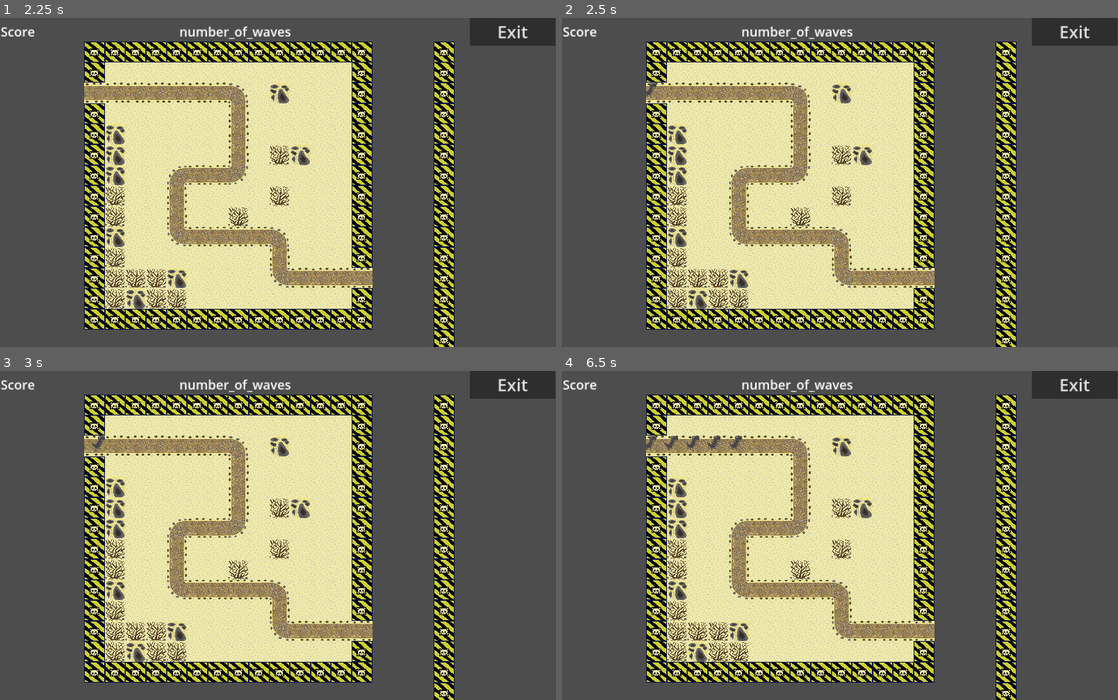
Above: before the commit, frames 1-4 (two rows, left to right).
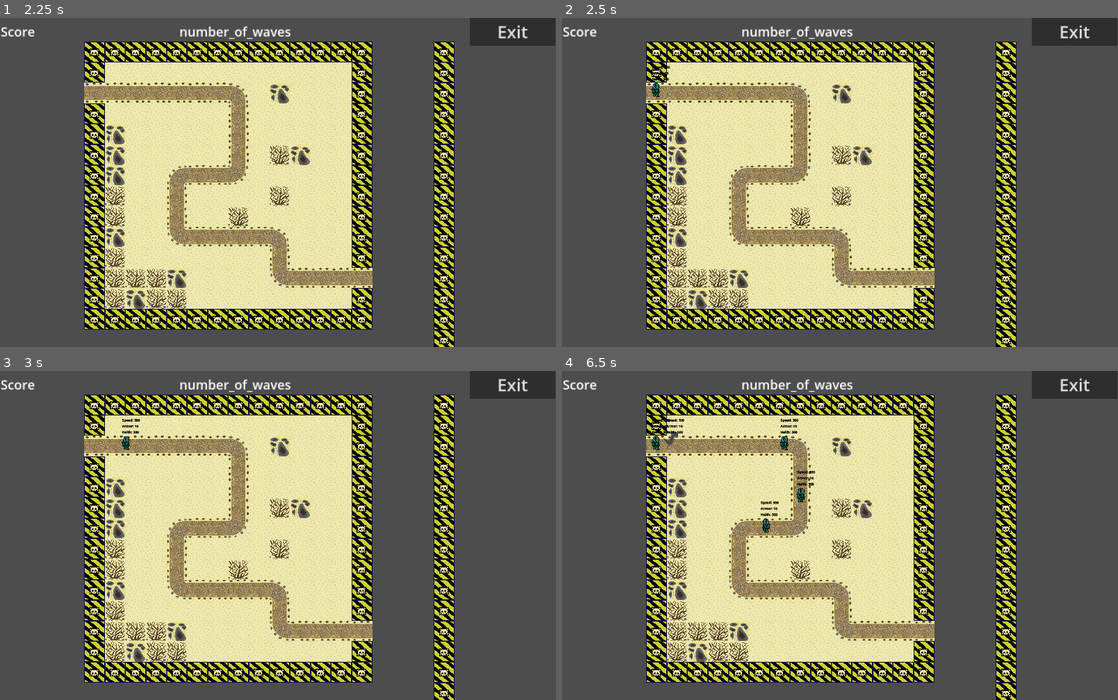
Above: after the commit, the same moments.

Repository: viselogya/FAMCS_TD_GAME_GODOT
Game: Godot game, scene res://menu.tscn
The game is run twice, just before and just after one commit, with the same random seed, the same clock (stepped at 60 frames per second) and the same inputs.
Inputs:
- Up to frame 1 (2.25 s): click "Play" at 0.5 s; click "Level 1" at 1.25 s; tap Enter at 2 s
- Up to frame 2 (2.5 s): no input
- Up to frame 3 (3 s): no input
- Up to frame 4 (6.5 s): no input

Frame 1 is identical in both runs. In frame 2, 0.1% of the frame differs, in the area x 15-20%, y 14-25%; in frame 3, 0.2%; in frame 4, 0.7%, in the area x 15-46%, y 14-50%.

Commit message:
* сделал наследование (для удобного обращения ко всем enemy спрайтам) * перенес анимацию поворота спрайта в общий скрипт * создал сцену для дебага * теперь можно каждому мобу прописать его статы

Diff:
--- a/Dinosaur.gd
+++ /dev/null
@@ -1,28 +0,0 @@
-extends AnimatedSprite2D
-
-# Настроим скорость движения
-@export var speed = 100.0
-# Переменная для хранения предыдущей позиции
-var previous_position: Vector2
-
-# Ссылка на AnimatedSprite
-
-func _ready():
-	previous_position = global_position
-
-func _process(delta):
-
-	var current_position = global_position
-	var direction = current_position - previous_position
-
-	previous_position = current_position
-
-	if direction.length() > 0:
-		direction = direction.normalized()
-		if abs(direction.x) > abs(direction.y):
-			if direction.x >= 0:
-				play("right")
-			else:
-				play("left")
-		else:
-			play("right")
--- /dev/null
+++ b/Enemies/EnemyDinosaur.gd
@@ -0,0 +1,6 @@
+extends Enemy
+
+
+# Called when the node enters the scene tree for the first time.
+func _ready():
+	super._ready()
--- a/Enemies/EnemyDinosaur.tscn
+++ b/Enemies/EnemyDinosaur.tscn
@@ -1,11 +1,11 @@
 [gd_scene load_steps=8 format=3 uid="uid://b1xdik80fi4t0"]
 
-[ext_resource type="Script" path="res://Enemy.gd" id="1_pl6x8"]
+[ext_resource type="Script" path="res://Enemies/EnemyDinosaur.gd" id="1_ev6aj"]
 [ext_resource type="Texture2D" uid="uid://ccn3rmjle5k4n" path="res://Enemies/Dinosaur/16.L.L.png" id="2_8m6to"]
 [ext_resource type="Texture2D" uid="uid://cyqm5gd1826sb" path="res://Enemies/Dinosaur/16.R.L.png" id="3_5vag3"]
 [ext_resource type="Texture2D" uid="uid://c7l3bkasgtmou" path="res://Enemies/Dinosaur/16.L.R.png" id="4_83j0i"]
 [ext_resource type="Texture2D" uid="uid://pfbm7tc1ajdt" path="res://Enemies/Dinosaur/16.R.R.png" id="5_4hxt0"]
-[ext_resource type="Script" path="res://Dinosaur.gd" id="6_la46q"]
+[ext_resource type="PackedScene" uid="uid://djjrgeh843ask" path="res://Enemies/debug_theme.tscn" id="6_ven1b"]
 
 [sub_resource type="SpriteFrames" id="SpriteFrames_bv72s"]
 animations = [{
@@ -33,15 +33,15 @@
 }]
 
 [node name="Enemy" type="PathFollow2D"]
-position = Vector2(382, 334)
 rotates = false
 cubic_interp = false
 loop = false
-script = ExtResource("1_pl6x8")
+script = ExtResource("1_ev6aj")
+Helth = 500.0
 
 [node name="Dinosaur" type="AnimatedSprite2D" parent="."]
 sprite_frames = SubResource("SpriteFrames_bv72s")
 animation = &"left"
 autoplay = "right"
-script = ExtResource("6_la46q")
-speed = 500.0
+
+[node name="unit_stats" parent="." instance=ExtResource("6_ven1b")]
--- /dev/null
+++ b/Enemies/EnemyRobot.gd
@@ -0,0 +1,6 @@
+extends Enemy
+
+
+# Called when the node enters the scene tree for the first time.
+func _ready():
+	super._ready()
--- a/Enemies/EnemyRobot.tscn
+++ b/Enemies/EnemyRobot.tscn
@@ -1,9 +1,11 @@
-[gd_scene load_steps=6 format=3 uid="uid://bow2a5b2mesxh"]
+[gd_scene load_steps=8 format=3 uid="uid://bow2a5b2mesxh"]
 
+[ext_resource type="Script" path="res://Enemies/EnemyRobot.gd" id="1_16yfc"]
 [ext_resource type="Texture2D" uid="uid://bagd5l3g5i6ml" path="res://Enemies/Robot/18.L.L.png" id="1_43wfe"]
 [ext_resource type="Texture2D" uid="uid://2g72nvbfgkwj" path="res://Enemies/Robot/18.R.L.png" id="2_2x1ai"]
 [ext_resource type="Texture2D" uid="uid://bx77pky4xrlsu" path="res://Enemies/Robot/18.R.R.png" id="3_gmbav"]
 [ext_resource type="Texture2D" uid="uid://kadiy2sjt1wt" path="res://Enemies/Robot/18.L.R.png" id="4_bbhpr"]
+[ext_resource type="PackedScene" uid="uid://djjrgeh843ask" path="res://Enemies/debug_theme.tscn" id="6_bfihl"]
 
 [sub_resource type="SpriteFrames" id="SpriteFrames_osbl4"]
 animations = [{
@@ -30,10 +32,18 @@
 "speed": 5.0
 }]
 
-[node name="PathFollow2D" type="PathFollow2D"]
+[node name="Enemy" type="PathFollow2D"]
+rotates = false
+cubic_interp = false
+loop = false
+script = ExtResource("1_16yfc")
+Speed = 300.0
+Helth = 300.0
 
 [node name="Robot" type="AnimatedSprite2D" parent="."]
 sprite_frames = SubResource("SpriteFrames_osbl4")
 animation = &"right"
 autoplay = "right"
 frame_progress = 0.563853
+
+[node name="unit_stats" parent="." instance=ExtResource("6_bfihl")]
--- /dev/null
+++ b/Enemies/EnemyStoneGolem.gd
@@ -0,0 +1,6 @@
+extends Enemy
+
+
+# Called when the node enters the scene tree for the first time.
+func _ready():
+	super._ready()
--- /dev/null
+++ b/Enemies/EnemyStoneGolem.tscn
@@ -0,0 +1,48 @@
+[gd_scene load_steps=8 format=3 uid="uid://cfv3qkecyj3ws"]
+
+[ext_resource type="Script" path="res://Enemies/EnemyStoneGolem.gd" id="1_24rxa"]
+[ext_resource type="Texture2D" uid="uid://c2cys27r0iryp" path="res://Enemies/StoneGolem/17.L.L.png" id="2_wdju3"]
+[ext_resource type="Texture2D" uid="uid://dd0gw44w02yyr" path="res://Enemies/StoneGolem/17.R.L.png" id="3_k2ns7"]
+[ext_resource type="Texture2D" uid="uid://51ic1dbtotei" path="res://Enemies/StoneGolem/17.L.R.png" id="4_fjmwf"]
+[ext_resource type="Texture2D" uid="uid://biha06besjh5e" path="res://Enemies/StoneGolem/17.R.R.png" id="5_x3o16"]
+[ext_resource type="PackedScene" uid="uid://djjrgeh843ask" path="res://Enemies/debug_theme.tscn" id="6_yhthp"]
+
+[sub_resource type="SpriteFrames" id="SpriteFrames_w3y10"]
+animations = [{
+"frames": [{
+"duration": 1.0,
+"texture": ExtResource("2_wdju3")
+}, {
+"duration": 1.0,
+"texture": ExtResource("3_k2ns7")
+}],
+"loop": true,
+"name": &"left",
+"speed": 5.0
+}, {
+"frames": [{
+"duration": 1.0,
+"texture": ExtResource("4_fjmwf")
+}, {
+"duration": 1.0,
+"texture": ExtResource("5_x3o16")
+}],
+"loop": true,
+"name": &"right",
+"speed": 5.0
+}]
+
+[node name="Enemy" type="PathFollow2D"]
+rotates = false
+cubic_interp = false
+loop = false
+script = ExtResource("1_24rxa")
+Speed = 50.0
+Helth = 1000.0
+
+[node name="StoneGolem" type="AnimatedSprite2D" parent="."]
+sprite_frames = SubResource("SpriteFrames_w3y10")
+animation = &"left"
+autoplay = "right"
+
+[node name="unit_stats" parent="." instance=ExtResource("6_yhthp")]
--- /dev/null
+++ b/Enemies/debug_theme.tscn
@@ -0,0 +1,32 @@
+[gd_scene load_steps=2 format=3 uid="uid://djjrgeh843ask"]
+
+[ext_resource type="Script" path="res://Enemies/unit_stats_frame.gd" id="1_mv68n"]
+
+[node name="unit_stats" type="Node2D"]
+position = Vector2(-22, -107)
+script = ExtResource("1_mv68n")
+
+[node name="Vbox" type="VBoxContainer" parent="."]
+offset_right = 50.0
+offset_bottom = 77.0
+alignment = 1
+
+[node name="Speed" type="Label" parent="Vbox"]
+layout_mode = 2
+theme_override_colors/font_color = Color(0, 0, 0, 1)
+theme_override_colors/font_shadow_color = Color(0, 0, 0, 1)
+text = "Speed
+"
+
+[node name="Armor" type="Label" parent="Vbox"]
+layout_mode = 2
+theme_override_colors/font_color = Color(0, 0, 0, 1)
+theme_override_colors/font_shadow_color = Color(0, 0, 0, 1)
+text = "Armor"
+
+[node name="Helth" type="Label" parent="Vbox"]
+layout_mode = 2
+theme_override_colors/font_color = Color(0, 0, 0, 1)
+theme_override_colors/font_shadow_color = Color(0, 0, 0, 1)
+text = "Helth
+"
--- /dev/null
+++ b/Enemies/unit_stats_frame.gd
@@ -0,0 +1,11 @@
+extends Node2D
+
+
+# Called when the node enters the scene tree for the first time.
+func _ready():
+	pass # Replace with function body.
+
+
+# Called every frame. 'delta' is the elapsed time since the previous frame.
+func _process(delta):
+	pass
--- a/Enemy.gd
+++ b/Enemy.gd
@@ -1,13 +1,45 @@
 extends PathFollow2D
 
-# Настроим скорость движения
-@export var speed = 100.0
+class_name Enemy
+
+var previous_position: Vector2
+
+@onready var animated_sprites: Array = []
+
+@export var Speed = 100.0
+@export var Armor = 10.0
+@export var Helth = 100.0
 
 func _ready():
-	pass
+	$unit_stats/Vbox/Speed.set_text("Speed: " + str(Speed))
+	$unit_stats/Vbox/Armor.set_text("Armor: " + str(Armor))
+	$unit_stats/Vbox/Helth.set_text("Helth: " + str(Helth))
+
+	previous_position = global_position
+	for child in get_children():
+		if child is AnimatedSprite2D:
+			animated_sprites.append(child)
 
 func _process(delta):
-	set_progress(get_progress() + speed * delta)
+	set_progress(get_progress() + Speed * delta)
+	var current_position = global_position
+	var direction = current_position - previous_position
+	previous_position = current_position
+
+	for sprite in animated_sprites:
+		EnemyRotation(sprite, direction)
 
 	if get_progress_ratio() == 1:
 		queue_free()
+
+
+func EnemyRotation(sprite: AnimatedSprite2D, direction: Vector2):
+	if direction.length() > 0:
+		direction = direction.normalized()
+		if abs(direction.x) > abs(direction.y):
+			if direction.x >= 0:
+				sprite.play("right")
+			else:
+				sprite.play("left")
+		else:
+			sprite.play("right")
--- a/icon.svg
+++ /dev/null
@@ -1 +0,0 @@
-<svg height="128" width="128" xmlns="http://www.w3.org/2000/svg"><rect x="2" y="2" width="124" height="124" rx="14" fill="#363d52" stroke="#212532" stroke-width="4"/><g transform="scale(.101) translate(122 122)"><g fill="#fff"><path d="M105 673v33q407 354 814 0v-33z"/><path d="m105 673 152 14q12 1 15 14l4 67 132 10 8-61q2-11 15-15h162q13 4 15 15l8 61 132-10 4-67q3-13 15-14l152-14V427q30-39 56-81-35-59-83-108-43 20-82 47-40-37-88-64 7-51 8-102-59-28-123-42-26 43-46 89-49-7-98 0-20-46-46-89-64 14-123 42 1 51 8 102-48 27-88 64-39-27-82-47-48 49-83 108 26 42 56 81zm0 33v39c0 276 813 276 814 0v-39l-134 12-5 69q-2 10-14 13l-162 11q-12 0-16-11l-10-65H446l-10 65q-4 11-16 11l-162-11q-12-3-14-13l-5-69z" fill="#478cbf"/><path d="M483 600c0 34 58 34 58 0v-86c0-34-58-34-58 0z"/><circle cx="725" cy="526" r="90"/><circle cx="299" cy="526" r="90"/></g><g fill="#414042"><circle cx="307" cy="532" r="60"/><circle cx="717" cy="532" r="60"/></g></g></svg>
--- a/level_1.gd
+++ b/level_1.gd
@@ -1,9 +1,20 @@
 extends Node2D
 
-var Enemy = preload("res://Enemies/EnemyDinosaur.tscn")
+var Enemies = [
+	preload("res://Enemies/EnemyDinosaur.tscn"),
+	preload("res://Enemies/EnemyRobot.tscn"),
+	preload("res://Enemies/EnemyStoneGolem.tscn")]
+
+func _ready():
+	randomize()
+
+func random_choice(array):
+	array.shuffle()
+	return array.front()
 
 func add_enemy():
-	var enemy = Enemy.instantiate()
+	var enemy = random_choice(Enemies).instantiate()
+
 	$EnemyPath.add_child(enemy)
 
 func _on_waves_timer_timeout():
--- a/level_1.tscn
+++ b/level_1.tscn
@@ -92,7 +92,7 @@
 layer_0/tile_data = PackedInt32Array(196613, 3, 0, 196614, 3, 0, 131077, 11, 0, 131078, 11, 0, 131079, 11, 0, 131080, 1 …(3030 unchanged characters)…
 
 [node name="EnemyPath" type="Path2D" parent="."]
-position = Vector2(3, 4)
+position = Vector2(3, -5)
 scale = Vector2(0.5, 0.5)
 curve = SubResource("Curve2D_jo1jj")
 
Not shown, removed: icon.svg.import
